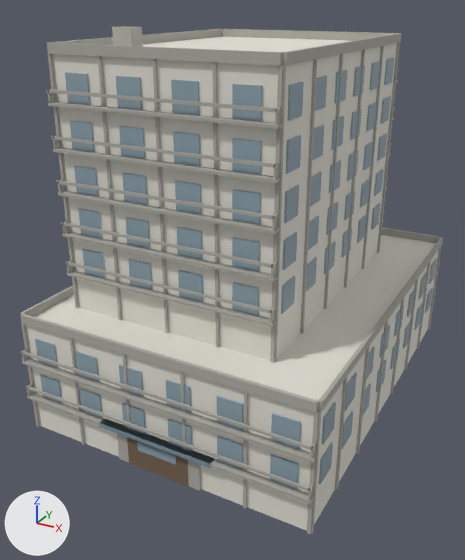
Before and after pictures for a commit that changed the glTF model public/buildings/residential_3x4_b.glb.
Rendered twice from a 50 mm lens placed at (32.9, -28.9, 30.3), pointed at (10.2, 12.4, 9.7). Every picture has the same lights, and +X, +Y and +Z are marked at lower left. The picture after the commit comes second. Vertices at exactly the same position are counted once.

The first picture shows 'residential_3x4_b_0'.
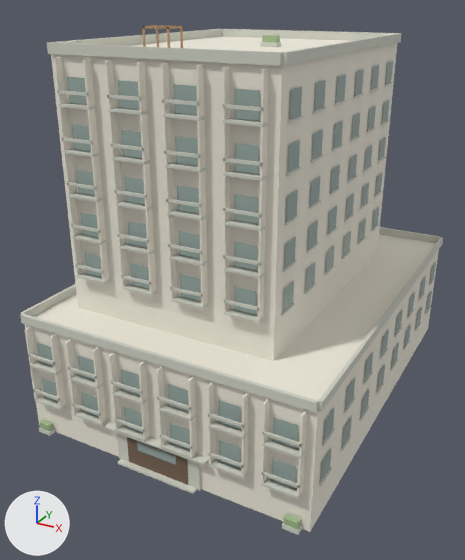
Diff of the bpy script that builds the scene:
```diff
--- a/public/buildings/residential_3x4_b.glb.py
+++ b/public/buildings/residential_3x4_b.glb.py
@@ mat_residential_3x4_b_trim @@
 mat_residential_3x4_b_trim = principled_material('residential_3x4_b_trim')
-mat_residential_3x4_b_trim.base_color = (0.429, 0.418, 0.374)  # grey #afada5
+mat_residential_3x4_b_trim.base_color = (0.65, 0.66, 0.58)  # light grey #d3d4c8
 mat_residential_3x4_b_trim.roughness = 0.85
@@ mat_residential_3x4_b_sign @@
+mat_residential_3x4_b_sign = principled_material('residential_3x4_b_sign')
+mat_residential_3x4_b_sign.base_color = (0.46, 0.29, 0.16)  # brown #b5936f
+mat_residential_3x4_b_sign.roughness = 0.85
@@ me_residential_3x4_b_0 @@
 # used by ob_residential_3x4_b_0; location = (0.0, 0.0, 0.0)
-me_residential_3x4_b_0.from_pydata(...)  # 2200 vertices, 3336 faces; spans x -0.2..22.8, y -0.6..31.1, z 0.0..28.5
+me_residential_3x4_b_0.from_pydata(...)  # 2976 vertices, 4080 faces; spans x -0.2..22.8, y -0.6..30.8, z 0.0..28.5
+# me_residential_3x4_b_0 part 1: 203 loose pieces with 1624 vertices, spanning x -0.2..22.7, y -0.6..31.1, z 0.0..28.5, are deleted
+# me_residential_3x4_b_0 part 2: 407 vertices removed from x -0.2..22.7, y -0.6..30.6, z 0.0..27.0; 2791 vertices added at x -0.2..22.7, y -0.6..30.7, z 0.0..28.5
+# me_residential_3x4_b_0 part 3: 16 vertices added at x 10.7..12.0, y 15.7..16.4, z 27.0..27.8
+# me_residential_3x4_b_0 part 4: 40 faces spanning x 2.9..16.9, y 3.5..3.8, z 12.0..24.0 switch from mat_residential_3x4_b_glass (greyish blue #90a6b1) to mat_residential_3x4_b_trim (light grey #d3d4c8)
 me_residential_3x4_b_0.materials.append(mat_residential_3x4_b_wall)
@@ me_residential_3x4_b_0 @@
 me_residential_3x4_b_0.materials.append(mat_residential_3x4_b_awning)
+me_residential_3x4_b_0.materials.append(mat_residential_3x4_b_sign)  # brown #b5936f
```

Boxes [x1, y1, x2, y2] around the edits, measured in the pictures (465 x 560 px):
'residential_3x4_b_0', recoloured, reshaped (grey to white)
    before: [20, 26, 443, 534]
    after: [20, 25, 443, 535]
part 1 of me_residential_3x4_b_0, deleted
    before: [20, 26, 441, 534]
part 2 of me_residential_3x4_b_0, reshaped
    before: [40, 50, 418, 468]
    after: [25, 25, 436, 535]
part 3 of me_residential_3x4_b_0, added
    after: [261, 35, 281, 47]
part 4 of me_residential_3x4_b_0, recoloured
    after: [72, 108, 261, 316]
